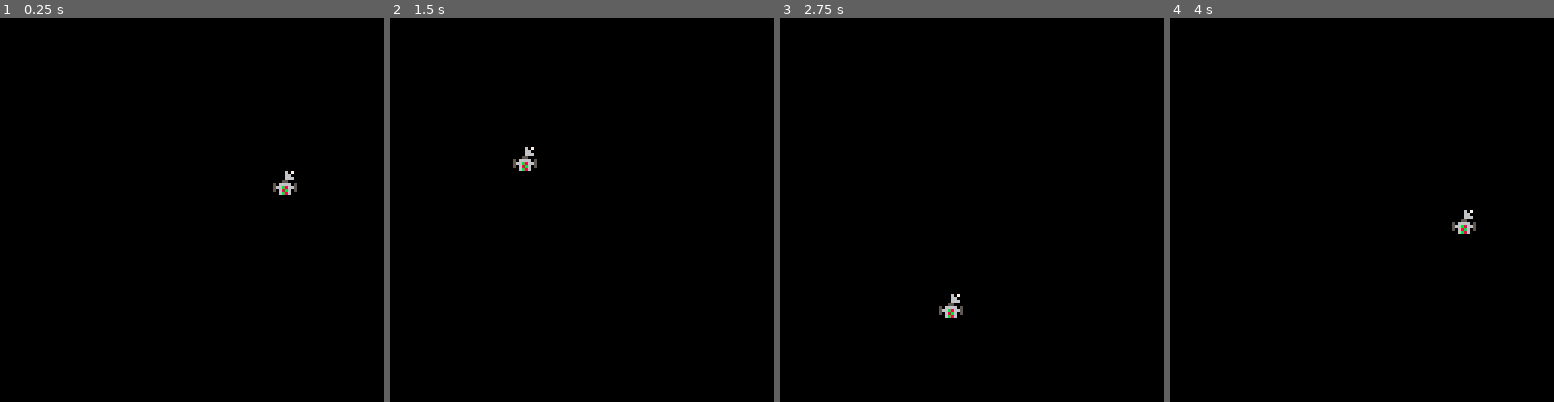
Above: before the commit, frames 1-4 (left to right).
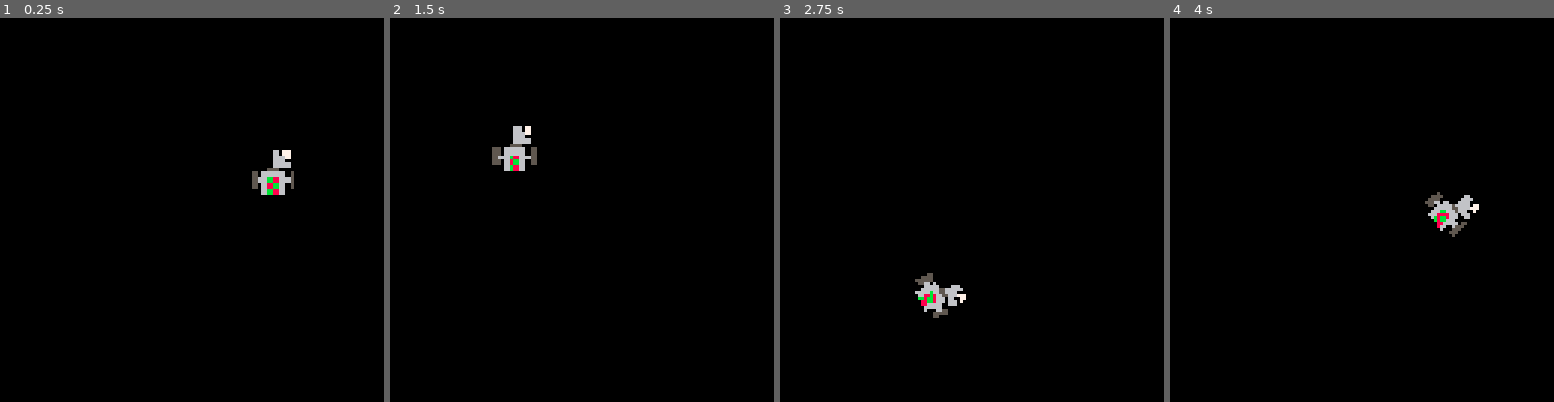
Above: after the commit, the same moments.

Repository: jackawackadoo/Sattelite_Racer
Game: PICO-8 cartridge sattelite_racer.p8
Same seed, same stepped clock (60 frames per second), same inputs: the game is played once before the commit and once after it.
Inputs:
- Up to frame 1 (0.25 s): no input
- Up to frame 2 (1.5 s): no input
- Up to frame 3 (2.75 s): hold Right 1.6-2.1 s; hold Right from 2.47 s (still down)
- Up to frame 4 (4 s): release Right at 3.03 s; hold Left 3.08-3.58 s

The runs differ from the first frame. In frame 1, 0.8% of the frame differs, in the area x 65-78%, y 34-47%; in frame 2, 0.8%; in frame 3, 0.8%; in frame 4, 0.8%, in the area x 66-81%, y 45-58%.

Commit message:
sattelite rotates according to player input

Diff:
--- a/sattelite_racer.p8
+++ b/sattelite_racer.p8
@@ -7,6 +7,12 @@
 originx = 64
 originy = 64
 angle = 0
+angle_r = 0
+size = 20
+x = 0
+y = 0
+sa = 0
+s = 1
 
 
 function _init()
@@ -17,13 +23,17 @@
 	angle += 3
 	if (angle > 360) angle = 0
 	cls()
+	s = 1
+ sa = angle_r / 360
 	x = originx + radius * cos(angle/360)
 	y = originy + radius * sin(angle/360)
-	spr(1, x, y)
+	if btn(➡️) then angle_r -= 3 end
+	if btn(⬅️) then angle_r +=3 	end
 end
 
+
 function _draw()
-
+	rspr(s*8,0,8,8,sa,x,y,size,size)
 end
 
 
